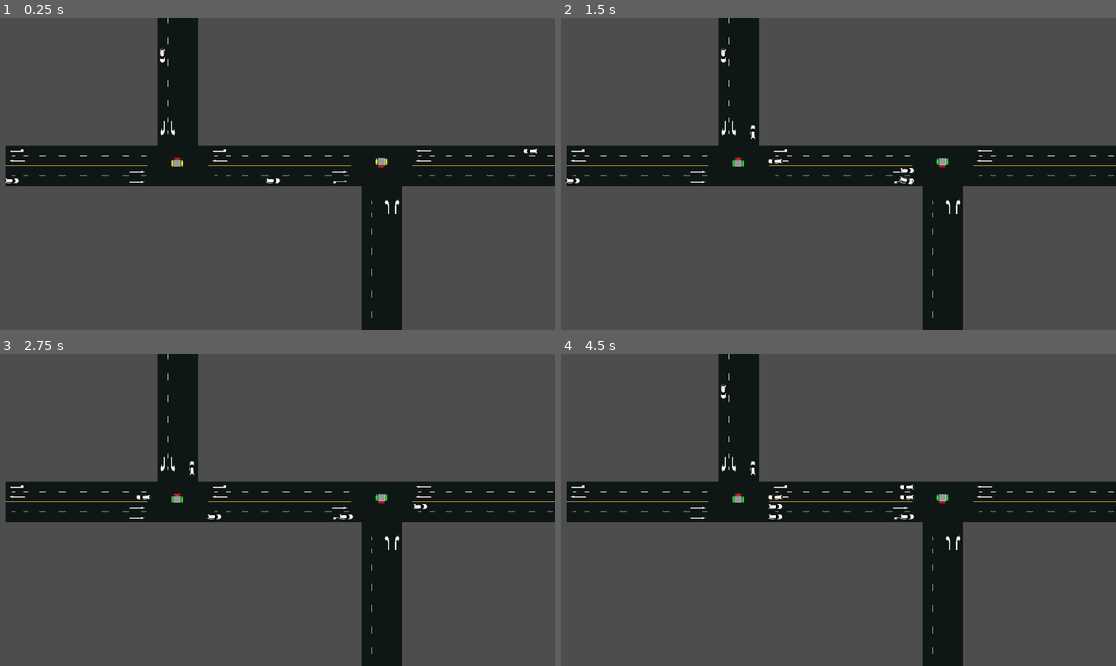
Above: before the commit, frames 1-4 (two rows, left to right).
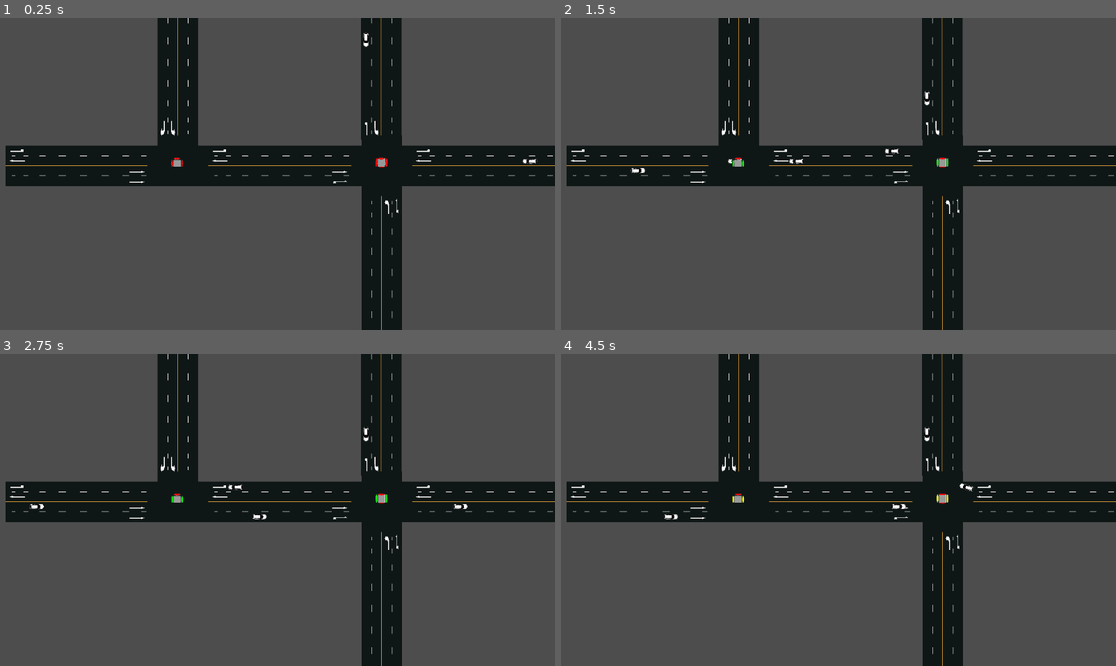
Above: after the commit, the same moments.

Repository: Lilies240/TrafficSimulation
Game: Godot game, scene res://Scenes/test_scene.tscn
Same seed, same stepped clock (60 frames per second), same inputs: the game is played once before the commit and once after it.
Inputs:
- Up to frame 1 (0.25 s): no input
- Up to frame 2 (1.5 s): no input
- Up to frame 3 (2.75 s): no input
- Up to frame 4 (4.5 s): no input

The runs differ from the first frame. In frame 1, 3.4% of the frame differs, in the area x 0-97%, y 0-100%; in frame 2, 3.5%; in frame 3, 3.5%; in frame 4, 3.6%, in the area x 18-78%, y 0-100%.

Commit message:
changed second t-intersection to x-intersection (crossroad)

Diff:
--- a/Scenes/test_scene.tscn
+++ b/Scenes/test_scene.tscn
@@ -38,6 +38,10 @@
 script = ExtResource("7_6dkdj")
 paths = Array[NodePath]([NodePath("TrafficPaths/E-W Flow 4"), NodePath("TrafficPaths/E-W Cross 2"), NodePath("TrafficPaths/E-W Flow 2"), NodePath("TrafficPaths/W-N Turn 0"), NodePath("TrafficPaths/S-N Flow 1")])
 
+[sub_resource type="Resource" id="Resource_w2jpq"]
+script = ExtResource("7_6dkdj")
+paths = Array[NodePath]([NodePath("TrafficPaths/E-W Flow 4"), NodePath("TrafficPaths/W-N Turn 1"), NodePath("TrafficPaths/S-N Flow 5")])
+
 [sub_resource type="Resource" id="Resource_nysb2"]
 script = ExtResource("7_6dkdj")
 paths = Array[NodePath]([NodePath("TrafficPaths/N-S Flow 0"), NodePath("TrafficPaths/S-W Turn 0"), NodePath("TrafficPaths/E-W Flow 0")])
@@ -54,6 +58,26 @@
 script = ExtResource("7_6dkdj")
 paths = Array[NodePath]([NodePath("TrafficPaths/S-N Flow 3"), NodePath("TrafficPaths/N-E Turn 0"), NodePath("TrafficPaths/W-E Flow 5")])
 
+[sub_resource type="Resource" id="Resource_6jbbv"]
+script = ExtResource("7_6dkdj")
+paths = Array[NodePath]([NodePath("TrafficPaths/S-N Flow 3"), NodePath("TrafficPaths/S-N Cross 0"), NodePath("TrafficPaths/S-N Flow 5")])
+
+[sub_resource type="Resource" id="Resource_jik7k"]
+script = ExtResource("7_6dkdj")
+paths = Array[NodePath]([NodePath("TrafficPaths/N-S Flow 4"), NodePath("TrafficPaths/N-S Cross 0"), NodePath("TrafficPaths/N-S Flow 2")])
+
+[sub_resource type="Resource" id="Resource_xn7dn"]
+script = ExtResource("7_6dkdj")
+paths = Array[NodePath]([NodePath("TrafficPaths/N-S Flow 4"), NodePath("TrafficPaths/S-W Turn 1"), NodePath("TrafficPaths/E-W Flow 2"), NodePath("TrafficPaths/E-W Cross 0"), NodePath("TrafficPaths/E-W Flow 0")])
+
+[sub_resource type="Resource" id="Resource_y8m7w"]
+script = ExtResource("7_6dkdj")
+paths = Array[NodePath]([NodePath("TrafficPaths/N-S Flow 4"), NodePath("TrafficPaths/S-W Turn 1"), NodePath("TrafficPaths/E-W Flow 2"), NodePath("TrafficPaths/W-N Turn 0"), NodePath("TrafficPaths/S-N Flow 1")])
+
+[sub_resource type="Resource" id="Resource_gka50"]
+script = ExtResource("7_6dkdj")
+paths = Array[NodePath]([NodePath("TrafficPaths/N-S Flow 5"), NodePath("TrafficPaths/S-E Turn 1"), NodePath("TrafficPaths/W-E Flow 5")])
+
 [sub_resource type="Curve2D" id="Curve2D_ogvtp"]
 _data = {
 "points": PackedVector2Array(0, 0, 0, 0, 2700, -1650, 0, 0, 0, 0, 2700, 3231)
@@ -144,6 +168,18 @@
 }
 point_count = 2
 
+[sub_resource type="Curve2D" id="Curve2D_o4auv"]
+_data = {
+"points": PackedVector2Array(0, 0, 0, 0, 2450, -2500, 0, 0, 0, 0, 2450, 2000)
+}
+point_count = 2
+
+[sub_resource type="Curve2D" id="Curve2D_exw45"]
+_data = {
+"points": PackedVector2Array(0, 0, 0, 0, 2750, -2500, 0, 0, 0, 0, 2750, 2000)
+}
+point_count = 2
+
 [sub_resource type="Curve2D" id="Curve2D_gl2pq"]
 _data = {
 "points": PackedVector2Array(0, 0, 0, 0, 8500, 4000, 0, 0, 0, 0, 8500, 8500)
@@ -168,6 +204,18 @@
 }
 point_count = 2
 
+[sub_resource type="Curve2D" id="Curve2D_b5lgq"]
+_data = {
+"points": PackedVector2Array(0, 0, 0, 0, 2850, 2000, 0, 0, 0, 0, 2850, -2500)
+}
+point_count = 2
+
+[sub_resource type="Curve2D" id="Curve2D_2d0uf"]
+_data = {
+"points": PackedVector2Array(0, 0, 0, 0, 3150, 2000, 0, 0, 0, 0, 3150, -2500)
+}
+point_count = 2
+
 [sub_resource type="Curve2D" id="Curve2D_o4fk7"]
 _data = {
 "points": PackedVector2Array(0, 0, 0, 0, 8900, 8500, 0, 0, 0, 0, 8900, 4000)
@@ -234,6 +282,18 @@
 }
 point_count = 3
 
+[sub_resource type="Curve2D" id="Curve2D_a4fk6"]
+_data = {
+"points": PackedVector2Array(0, 0, 0, 0, 9200, 4000, 0, 0, -199.679, -268.553, 9200, 2072)
+}
+point_count = 2
+
+[sub_resource type="Curve2D" id="Curve2D_tt4bx"]
+_data = {
+"points": PackedVector2Array(0, 0, 0, 0, 9200, 2072, 0, 0, -199.679, -268.553, 9200, 4000)
+}
+point_count = 2
+
 [sub_resource type="Curve2D" id="Curve2D_yfqa2"]
 _data = {
 "points": PackedVector2Array(0, 0, 0, 0, 9200, 4000, -201.815, 174.906, 201.815, -174.906, 9361, 3433, 0, 0, 0, 0, 10000, 3350)
@@ -258,7 +318,25 @@
 }
 point_count = 3
 
+[sub_resource type="Curve2D" id="Curve2D_kj4sh"]
+_data = {
+"points": PackedVector2Array(0, 0, 0, 0, 2450, 2000, 167.81, -131.851, -167.81, 131.851, 2266, 2440, 0, 0, 0, 0, 1800, 2650)
+}
+point_count = 3
+
 [sub_resource type="Curve2D" id="Curve2D_vfhp3"]
+_data = {
+"points": PackedVector2Array(-227.743, -239.729, 0, 0, 2750, 2000, -227.743, -239.729, 227.743, 239.729, 2889, 2908, 0, 0, 0, 0, 3900, 3050)
+}
+point_count = 3
+
+[sub_resource type="Curve2D" id="Curve2D_3mr6o"]
+_data = {
+"points": PackedVector2Array(-227.743, -239.729, 0, 0, 3900, 2650, 162.14, 184.057, -162.14, -184.057, 3297, 2477, 0, 0, 0, 0, 3150, 2000)
+}
+point_count = 3
+
+[sub_resource type="Curve2D" id="Curve2D_uicwc"]
 _data = {
 "points": PackedVector2Array(-227.743, -239.729, 0, 0, 2750, 2000, -227.743, -239.729, 227.743, 239.729, 2889, 2908, 0, 0, 0, 0, 3900, 3050)
 }
@@ -268,19 +346,19 @@
 script = ExtResource("1_tdvwb")
 control_config = 2
 peak_time_duration = 120.0
-majorTrafficRate = Array[Vector2]([Vector2(1, 3), Vector2(5.5, 11)])
+majorTrafficRate = Array[Vector2]([Vector2(1, 3), Vector2(5, 10)])
 minorTrafficRate = Array[Vector2]([Vector2(10, 30), Vector2(30, 90)])
-simulationTimeScale = 80.0
+simulationTimeScale = 4.0
 vehicle_scene = ExtResource("2_yofyd")
 compact_scene = ExtResource("3_h4dsy")
 midsize_scene = ExtResource("4_jook1")
 suv_scene = ExtResource("5_eihru")
 truck_scene = ExtResource("6_xc338")
 signal_scene = ExtResource("7_dpddp")
-majorRoutes = Array[ExtResource("7_6dkdj")]([SubResource("Resource_4017t"), SubResource("Resource_k4deq"), SubResource("Resource_nbowo"), SubResource("Resource_ehowl"), SubResource("Resource_6gd48"), SubResource("Resource_vns7b")])
-minorRoutes = Array[ExtResource("7_6dkdj")]([SubResource("Re …(67 unchanged characters)… e_u7jft"), SubResource("Resource_yb01o")])
-traffic_signal_positions = Array[Vector2]([Vector2(2800, 2900), Vector2(8850, 2900)])
-traffic_signal_rotations = Array[float]([0.0, 180.0])
+majorRoutes = Array[ExtResource("7_6dkdj")]([SubResource("Resource_4017t"), SubResource("Resource_k4deq"), SubResource("Resource_nbowo"), SubResource("Resource_ehowl"), SubResource("Resource_6gd48"), SubResource("Resource_vns7b"), SubResource("Resource_w2jpq")])
+minorRoutes = Array[ExtResource("7_6dkdj")]([SubResource("Re …(67 unchanged characters)… e_u7jft"), SubResource("Resource_yb01o"), SubResource("Resource_6jbbv"), SubResource("Resource_jik7k"), SubResource("Resource_xn7dn"), SubResource("Resource_y8m7w"), SubResource("Resource_gka50")])
+traffic_signal_positions = Array[Vector2]([Vector2(2800, 2900), Vector2(8850, 2900), Vector2(8850, 2900)])
+traffic_signal_rotations = Array[float]([0.0, 180.0, 0.0])
 vehicleProbabilites = Array[float]([0.98, 0.001, 0.001, 0.0])
 
 [node name="FourLaneRoad" parent="." node_paths=PackedStringArray("path2d") instance=ExtResource("8_0cbw0")]
@@ -290,7 +368,7 @@
 
 [node name="DashedLines" parent="FourLaneRoad" node_paths=PackedStringArray("path2d") instance=ExtResource("8_0cbw0")]
 path2d = NodePath("../Path2D")
-line_width = 600.0
+line_width = 620.0
 line_color = Color(1, 1, 1, 1)
 line_type = 1
 dash_length = 30
@@ -302,7 +380,7 @@
 
 [node name="YellowLines" parent="FourLaneRoad" node_paths=PackedStringArray("path2d") instance=ExtResource("8_0cbw0")]
 path2d = NodePath("../Path2D")
-line_width = 20.0
+line_width = 30.0
 line_color = Color(0.984314, 0.686275, 0.247059, 1)
 dash_length = 30
 gap_length = 60
@@ -326,6 +404,49 @@
 scale = Vector2(-0.23, 0.832)
 texture = ExtResource("9_je76d")
 
+[node name="FourLaneRoad6" parent="." node_paths=PackedStringArray("path2d") instance=ExtResource("8_0cbw0")]
+position = Vector2(6150, -1000)
+path2d = NodePath("../FourLaneRoad/Path2D")
+line_width = 1200.0
+
+[node name="DashedLines" parent="FourLaneRoad6" node_paths=PackedStringArray("path2d") instance=ExtResource("8_0cbw0")]
+path2d = NodePath("../../FourLaneRoad/Path2D")
+line_width = 620.0
+line_color = Color(1, 1, 1, 1)
+line_type = 1
+dash_length = 30
+gap_length = 60
+
+[node name="DashedDivider" parent="FourLaneRoad6" node_paths=PackedStringArray("path2d") instance=ExtResource("8_0cbw0")]
+path2d = NodePath("../../FourLaneRoad/Path2D")
+line_width = 580.0
+
+[node name="YellowLines" parent="FourLaneRoad6" node_paths=PackedStringArray("path2d") instance=ExtResource("8_0cbw0")]
+path2d = NodePath("../../FourLaneRoad/Path2D")
+line_width = 30.0
+line_color = Color(0.984314, 0.686275, 0.247059, 1)
+dash_length = 30
+gap_length = 60
+
+[node name="YellowDivider" parent="FourLaneRoad6" node_paths=PackedStringArray("path2d") instance=ExtResource("8_0cbw0")]
+path2d = NodePath("../../FourLaneRoad/Path2D")
+line_width = 10.0
+
+[node name="Path2D" type="Path2D" parent="FourLaneRoad6"]
+curve = SubResource("Curve2D_ogvtp")
+
+[node name="Sprite2D" type="Sprite2D" parent="FourLaneRoad6"]
+position = Vector2(2250, 2896)
+rotation = 3.14159
+scale = Vector2(-0.23, 0.832)
+texture = ExtResource("10_0a5jm")
+
+[node name="Sprite2D2" type="Sprite2D" parent="FourLaneRoad6"]
+position = Vector2(2550, 2896)
+rotation = 3.14159
+scale = Vector2(-0.23, 0.832)
+texture = ExtResource("9_je76d")
+
 [node name="FourLaneRoad2" parent="." node_paths=PackedStringArray("path2d") instance=ExtResource("8_0cbw0")]
 position = Vector2(11563, 7090)
 rotation = 3.14159
@@ -334,7 +455,7 @@
 
 [node name="DashedLines" parent="FourLaneRoad2" node_paths=PackedStringArray("path2d") instance=ExtResource("8_0cbw0")]
 path2d = NodePath("../../FourLaneRoad/Path2D")
-line_width = 600.0
+line_width = 620.0
 line_color = Color(1, 1, 1, 1)
 line_type = 1
 dash_length = 30
@@ -346,7 +467,7 @@
 
 [node name="YellowLines" parent="FourLaneRoad2" node_paths=PackedStringArray("path2d") instance=ExtResource("8_0cbw0")]
 path2d = NodePath("../../FourLaneRoad/Path2D")
-line_width = 20.0
+line_width = 30.0
 line_color = Color(0.984314, 0.686275, 0.247059, 1)
 dash_length = 30
 gap_length = 60
@@ -361,8 +482,8 @@
 [node name="Sprite2D" type="Sprite2D" parent="FourLaneRoad2"]
 position = Vector2(2250, 2896)
 rotation = 3.14159
-scale = Vector2(0.230457, 0.832209)
-texture = ExtResource("9_je76d")
+scale = Vector2(-0.23, 0.832)
+texture = ExtResource("10_0a5jm")
 
 [node name="Sprite2D2" type="Sprite2D" parent="FourLaneRoad2"]
 position = Vector2(2550, 2896)
@@ -514,7 +635,7 @@
 position = Vector2(2250, 2896)
 rotation = 3.14159
 scale = Vector2(-0.23, 0.832)
-texture = ExtResource("11_50dvg")
+texture = ExtResource("10_0a5jm")
 
 [node name="Sprite2D2" type="Sprite2D" parent="FourLaneRoad4"]
 position = Vector2(2550, 2896)
@@ -546,7 +667,9 @@
 scale = Vector2(1.5, 1)
 
 [node name="ColorRect2" parent="Intersection2" index="1"]
-scale = Vector2(1, 1.25)
+offset_top = -25.0
+offset_bottom = 75.0
+scale = Vector2(1, 1.5)
 
 [node name="Camera2D" type="Camera2D" parent="."]
 position = Vector2(5760, 3240)
@@ -596,6 +719,14 @@
 [node name="N-S Flow 1" type="Path2D" parent="TrafficPaths"]
 curve = SubResource("Curve2D_rqv63")
 
+[node name="N-S Flow 4" type="Path2D" parent="TrafficPaths"]
+position = Vector2(6028, 0)
+curve = SubResource("Curve2D_o4auv")
+
+[node name="N-S Flow 5" type="Path2D" parent="TrafficPaths"]
+position = Vector2(6028, 0)
+curve = SubResource("Curve2D_exw45")
+
 [node name="N-S Flow 2" type="Path2D" parent="TrafficPaths"]
 curve = SubResource("Curve2D_gl2pq")
 
@@ -608,6 +739,14 @@
 [node name="S-N Flow 1" type="Path2D" parent="TrafficPaths"]
 curve = SubResource("Curve2D_50jcr")
 
+[node name="S-N Flow 4" type="Path2D" parent="TrafficPaths"]
+position = Vector2(6028, 0)
+curve = SubResource("Curve2D_b5lgq")
+
+[node name="S-N Flow 5" type="Path2D" parent="TrafficPaths"]
+position = Vector2(6028, 0)
+curve = SubResource("Curve2D_2d0uf")
+
 [node name="S-N Flow 2" type="Path2D" parent="TrafficPaths"]
 curve = SubResource("Curve2D_o4fk7")
 
@@ -640,6 +779,13 @@
 
 [node name="N-W Turn 0" type="Path2D" parent="TrafficPaths"]
 curve = SubResource("Curve2D_3cywi")
+
+[node name="S-N Cross 0" type="Path2D" parent="TrafficPaths"]
+curve = SubResource("Curve2D_a4fk6")
+
+[node name="N-S Cross 0" type="Path2D" parent="TrafficPaths"]
+position = Vector2(-750, 0)
+curve = SubResource("Curve2D_tt4bx")
 
 [node name="N-E Turn 0" type="Path2D" parent="TrafficPaths"]
 curve = SubResource("Curve2D_yfqa2")
@@ -655,9 +801,21 @@
 position = Vector2(-12, 48)
 curve = SubResource("Curve2D_v07xf")
 
+[node name="S-W Turn 1" type="Path2D" parent="TrafficPaths"]
+position = Vector2(6000, 48)
+curve = SubResource("Curve2D_kj4sh")
+
 [node name="S-E Turn 0" type="Path2D" parent="TrafficPaths"]
 position = Vector2(-12, 48)
 curve = SubResource("Curve2D_vfhp3")
 
+[node name="W-N Turn 1" type="Path2D" parent="TrafficPaths"]
+position = Vector2(6016, 48)
+curve = SubResource("Curve2D_3mr6o")
+
+[node name="S-E Turn 1" type="Path2D" parent="TrafficPaths"]
+position = Vector2(6016, 48)
+curve = SubResource("Curve2D_uicwc")
+
 [editable path="Intersection"]
 [editable path="Intersection2"]
--- a/Scripts/Manager.gd
+++ b/Scripts/Manager.gd
@@ -110,7 +110,7 @@
 				Enums.TrafficLight.MINORGREEN:
 					return "green"
 		"S-N Flow": # minor roads
-			if current_path.name.ends_with("0") or current_path.name.ends_with("1"): # last roads
+			if current_path.name.ends_with("0") or current_path.name.ends_with("1") or current_path.name.ends_with("4") or current_path.name.ends_with("5"): # last roads
 				return "green"
 			match traffic_signals[1].currentPhase[1]:
 				Enums.TrafficLight.MINORRED:
Not shown: 1 places in Scenes/test_scene.tscn that only renumber resources
